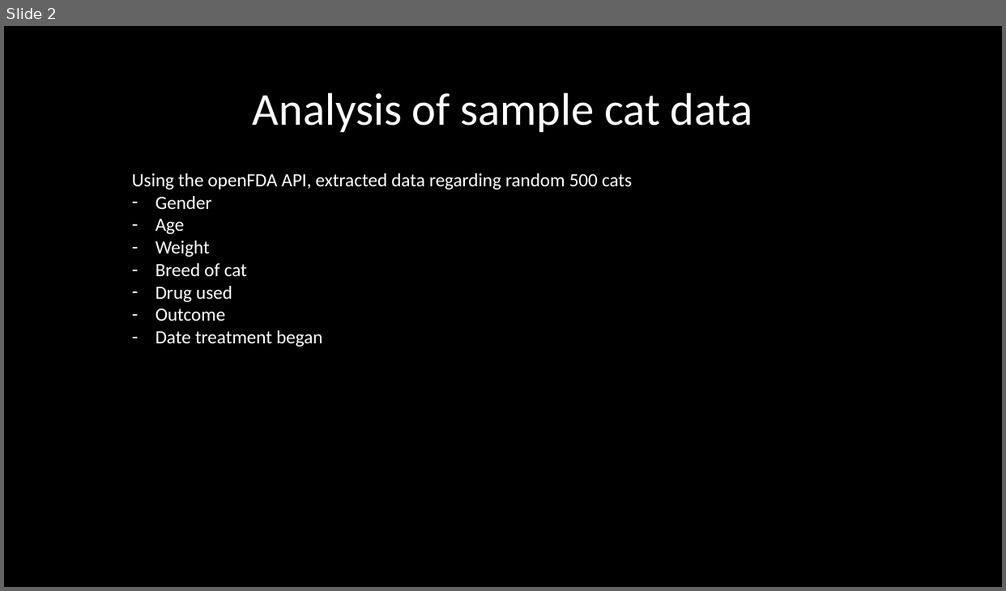
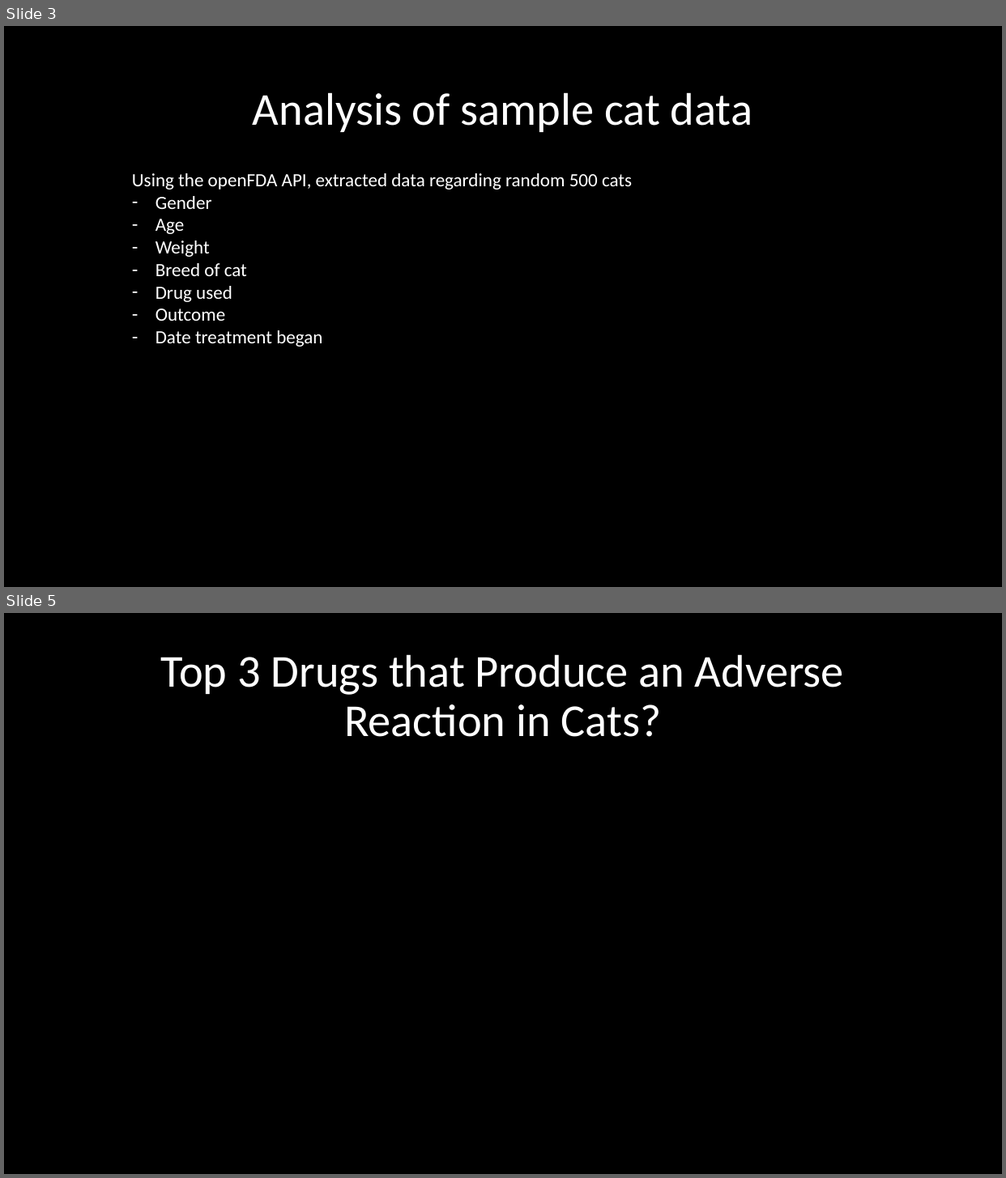
Before and after one commit to lilla-b/EDA, a slide deck: US_Food_Drug_Admin.pptx. Shown one above the other, each under a label of ours: slide 2 before the commit, slides 3 and 5 after it; the slides between them are not shown. The pictures are 1006x591 and 1006x1178 pixels, drawn with LibreOffice and Linux fonts; fonts in the diff are those of the drawing. Boxes give left, top, right and bottom in pixels: in the first picture for what was removed or moved away, otherwise in the second. Text is boxed around its words. In the diff, an @@ line names an element or a change of style, - is before the commit and + after.

```diff
--- a/US_Food_Drug_Admin.pptx
+++ b/US_Food_Drug_Admin.pptx
@@ slide 5 added at (4,613,1002,1174), background #000000 @@
@@ title added at (161,654,844,737), 44 pt, text #FFFFFF @@
+Top 3 Drugs that Produce an Adverse Reaction in Cats?
@@ what was slide 2 is now slide 3 @@
```
Also in this commit, not shown: 5 other slides added, 4 slides removed.
